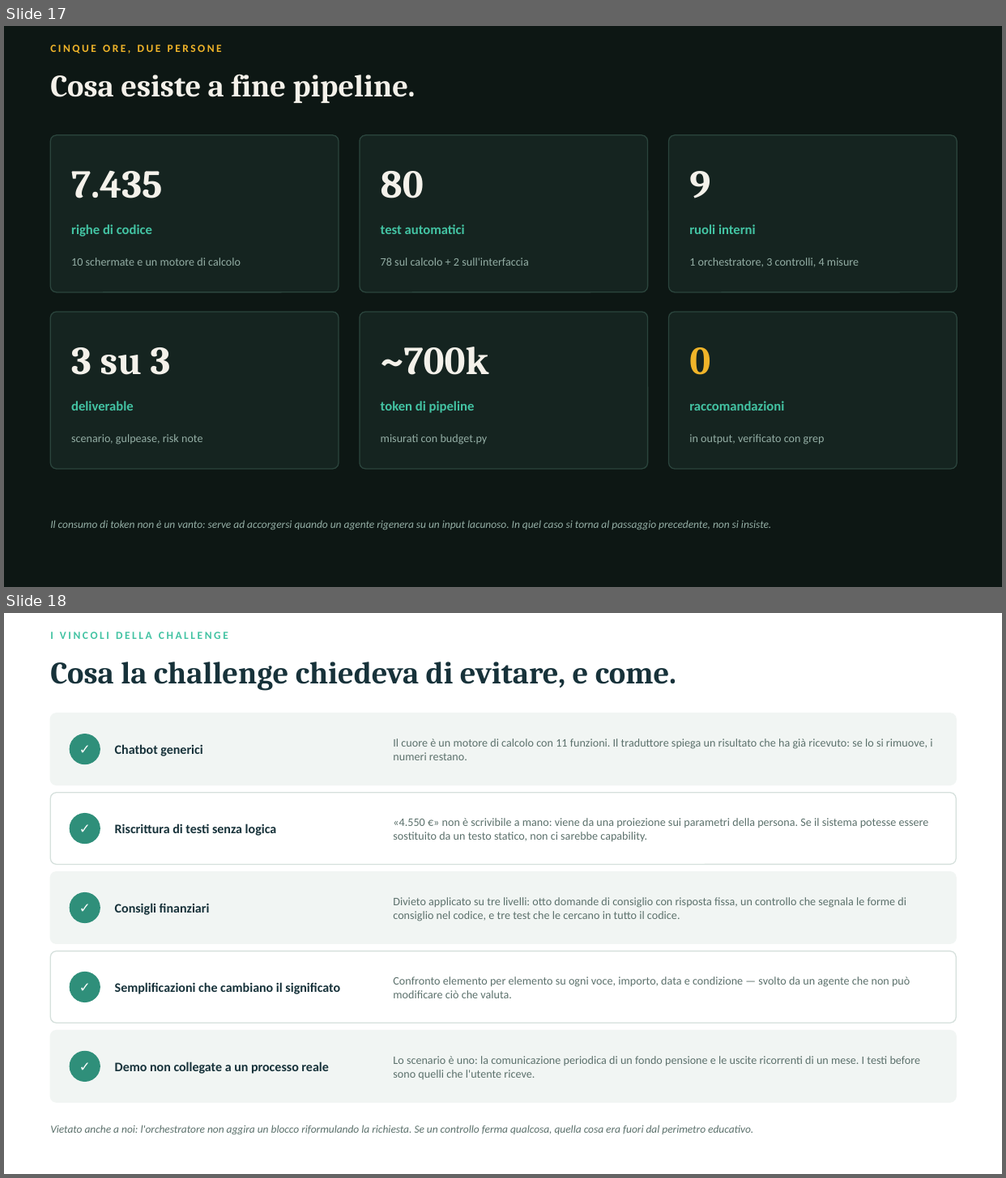
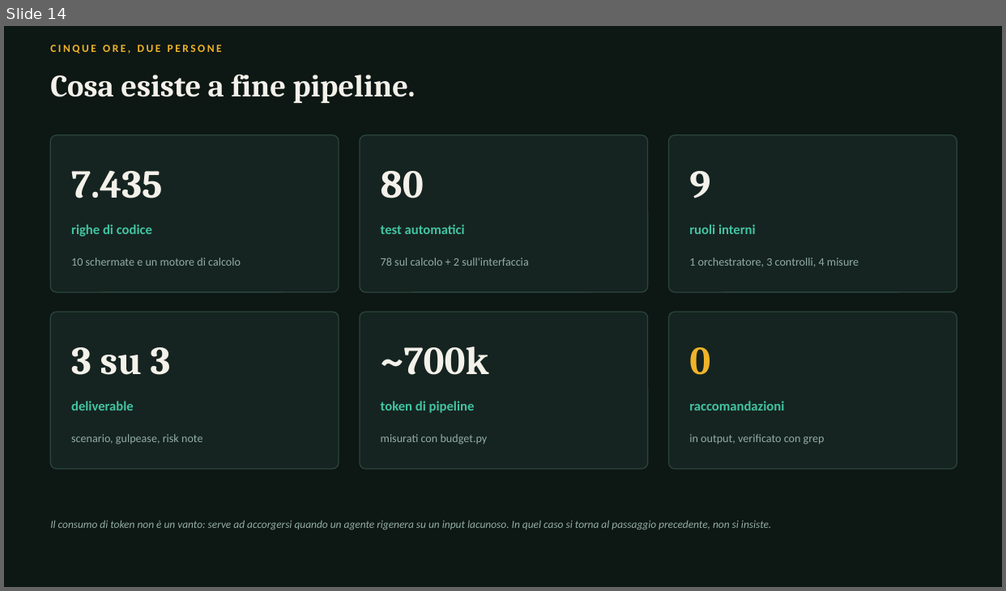
Before and after one commit to Scarpato-ACN/Isekai, a slide deck: Presentation/Isekai_Fleche_Hackathon.pptx. Shown one above the other, each under a label of ours: slides 17 and 18 before the commit, slide 14 after it. The pictures are 1006x1178 and 1006x591 pixels, drawn with LibreOffice and Linux fonts; fonts in the diff are those of the drawing. Boxes give left, top, right and bottom in pixels: in the first picture for what was removed or moved away, otherwise in the second. Text is boxed around its words. In the diff, an @@ line names an element or a change of style, - is before the commit and + after.

```diff
--- a/Presentation/Isekai_Fleche_Hackathon.pptx
+++ b/Presentation/Isekai_Fleche_Hackathon.pptx
@@ slide 18 removed at (4, 613, 1002, 1174), background #FFFFFF @@
@@ text removed at (50, 632, 228, 639) @@
-I VINCOLI DELLA CHALLENGE
@@ text removed at (50, 662, 676, 691) @@
-Cosa la challenge chiedeva di evitare, e come.
@@ rounded rectangle removed at (50, 713, 957, 786) @@
@@ ellipse removed at (70, 735, 100, 764) @@
@@ text removed at (70, 735, 100, 764) @@
-✓
@@ text removed at (115, 744, 202, 756) @@
-Chatbot generici
@@ text removed at (393, 739, 932, 760) @@
-Il cuore è un motore di calcolo con 11 funzioni. Il traduttore spiega un risultato che ha già ricevuto: se lo si rimuove, i numeri restano.
@@ rounded rectangle removed at (50, 793, 957, 865) @@
@@ ellipse removed at (70, 814, 100, 844) @@
@@ text removed at (70, 814, 100, 844) @@
-✓
@@ text removed at (115, 824, 277, 836) @@
-Riscrittura di testi senza logica
@@ text removed at (393, 818, 929, 842) @@
-«4.550 €» non è scrivibile a mano: viene da una proiezione sui parametri della persona. Se il sistema potesse essere sostituito da un testo statico, non ci sarebbe capability.
@@ rounded rectangle removed at (50, 872, 957, 944) @@
@@ ellipse removed at (70, 893, 100, 923) @@
@@ text removed at (70, 893, 100, 923) @@
-✓
@@ text removed at (115, 903, 210, 915) @@
-Consigli finanziari
@@ text removed at (393, 897, 906, 922) @@
-Divieto applicato su tre livelli: otto domande di consiglio con risposta fissa, un controllo che segnala le forme di consiglio nel codice, e tre test che le cercano in tutto il codice.
@@ rounded rectangle removed at (50, 952, 957, 1023) @@
@@ ellipse removed at (70, 973, 100, 1003) @@
@@ text removed at (70, 973, 100, 1003) @@
-✓
@@ text removed at (393, 977, 910, 999) @@
-Confronto elemento per elemento su ogni voce, importo, data e condizione — svolto da un agente che non può modificare ciò che valuta.
@@ text removed at (115, 982, 340, 995) @@
-Semplificazioni che cambiano il significato
@@ rounded rectangle removed at (50, 1031, 957, 1102) @@
@@ ellipse removed at (70, 1052, 100, 1082) @@
@@ text removed at (70, 1052, 100, 1082) @@
-✓
@@ text removed at (115, 1062, 328, 1074) @@
-Demo non collegate a un processo reale
@@ text removed at (393, 1056, 921, 1080) @@
-Lo scenario è uno: la comunicazione periodica di un fondo pensione e le uscite ricorrenti di un mese. I testi before sono quelli che l'utente riceve.
@@ text removed at (50, 1125, 753, 1135) @@
-Vietato anche a noi: l'orchestratore non aggira un blocco riformulando la richiesta. Se un controllo ferma qualcosa, quella cosa era fuori dal perimetro educativo.
@@ what was slide 17 is now slide 14 @@
```
Also in this commit, not shown: 2 slides changed, 3 other slides removed.
